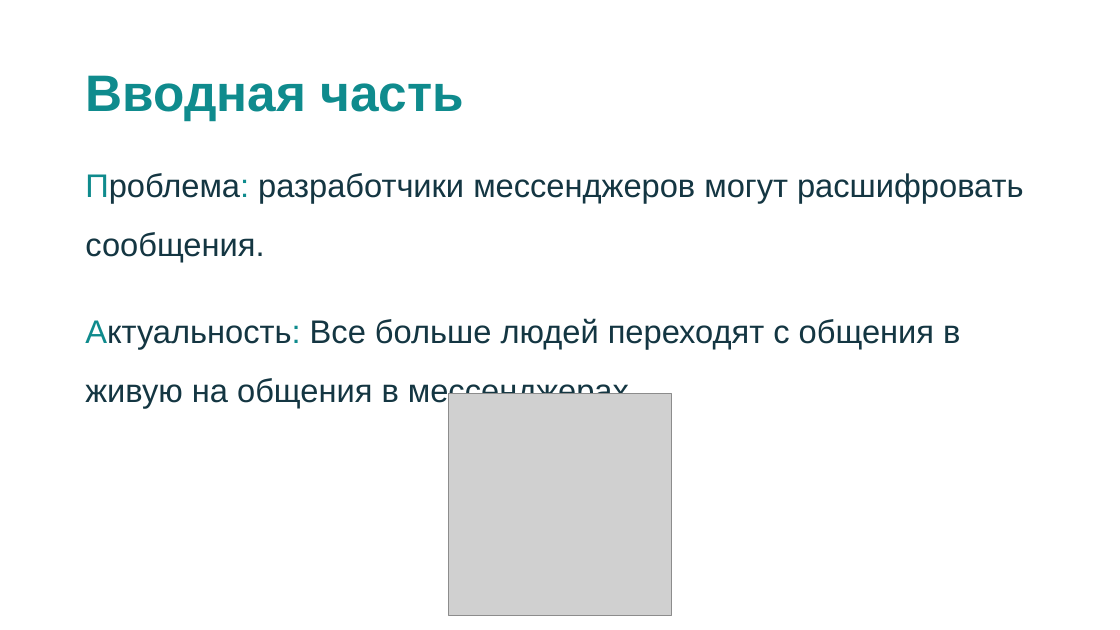
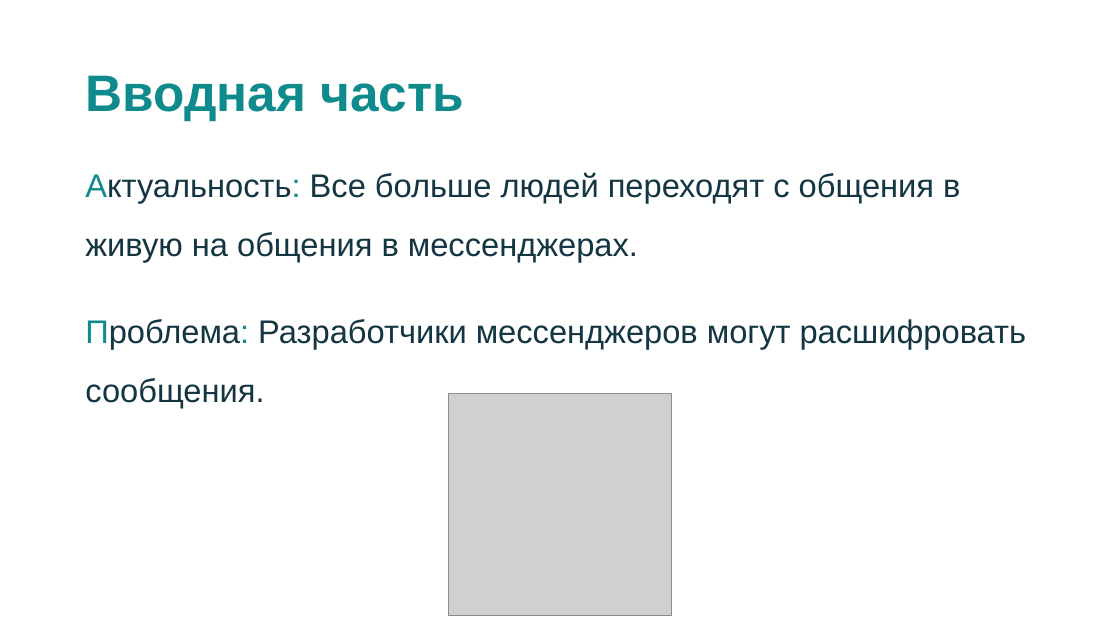
Before and after one commit to Nak1i1/Naki, a slide deck: slide 2 of документы/Мессенджер Naki.pptx. Drawn at 1120x630 pixels with LibreOffice and Linux fonts; fonts in the diff are those of the drawing; grey boxes stand for pictures. Boxes give left, top, right and bottom in pixels: in the first picture for what was removed or moved away, otherwise in the second. Text is boxed around its words. In the diff, an @@ line names an element or a change of style, - is before the commit and + after.

```diff
--- a/документы/Мессенджер Naki.pptx
+++ b/документы/Мессенджер Naki.pptx
@@ text at <box>85,173,1024,262</box>: paragraph removed @@
-Проблема: разработчики мессенджеров могут расшифровать сообщения.
@@ text at <box>85,319,1026,408</box>: paragraph added @@
+Проблема: Разработчики мессенджеров могут расшифровать сообщения.
```
Also in this commit, not shown: 7 other slides changed, 1 slide added, 7 other files.
